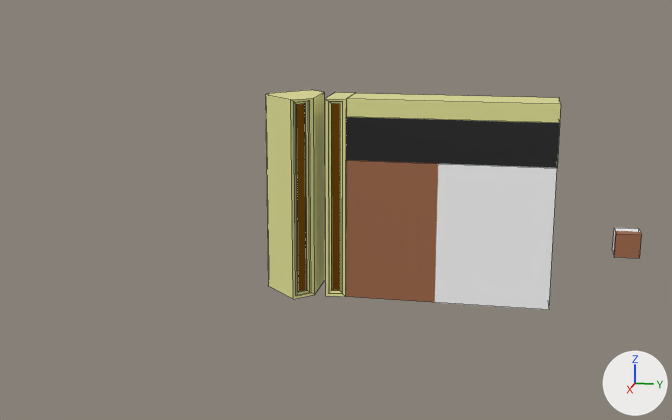
An edit to the Blender file hotels/mirage/mirage_tower.blend, drawn before and after from the same camera.
Camera for both pictures: a camera (50 mm lens) standing at (452.0, 106.0, 155.0) and looking at (3.0, 16.0, 43.0). Every picture has the same lights, and +X, +Y and +Z are marked at lower right. Mesh edges are drawn as thin lines.

Objects in the first picture: 'Cube', 'RearTower.001', 'TowerHub'.
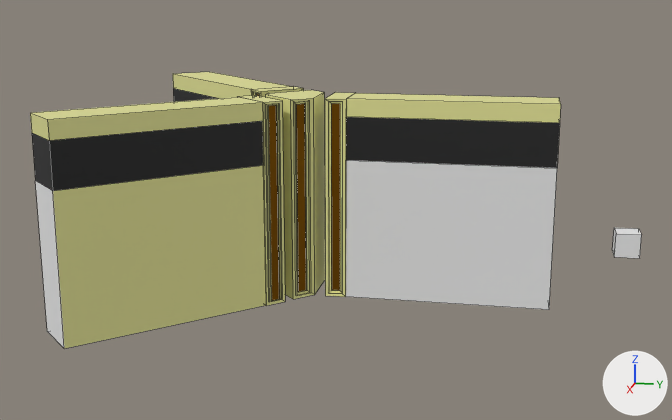
Commit message: Add screen-shot of mirage to readme.

Boxes [x1, y1, x2, y2] around the edits, measured in the pictures (672 x 420 px):
'RightTower', shown: after [30, 96, 285, 349]
'RearTower.001', surface changed: [343, 157, 557, 310] in both
'LeftTower', shown (beige): after [173, 72, 303, 102]
'Cube', surface changed (brown to grey): [612, 228, 642, 258] in both

What changed in the scene script:
```text
Change mat_goldstripes:
    remove # nodes: BsdfPrincipled, OutputMaterial, TexCoord, TexGradient, ValToRGB
    remove # colours: white #ffffff, brown #a06848
    nodes: BsdfDiffuse, OutputMaterial
Change ob_lefttower:
    remove ob_lefttower.hide_set(True)
Change ob_righttower:
    remove ob_righttower.hide_set(True)
```
